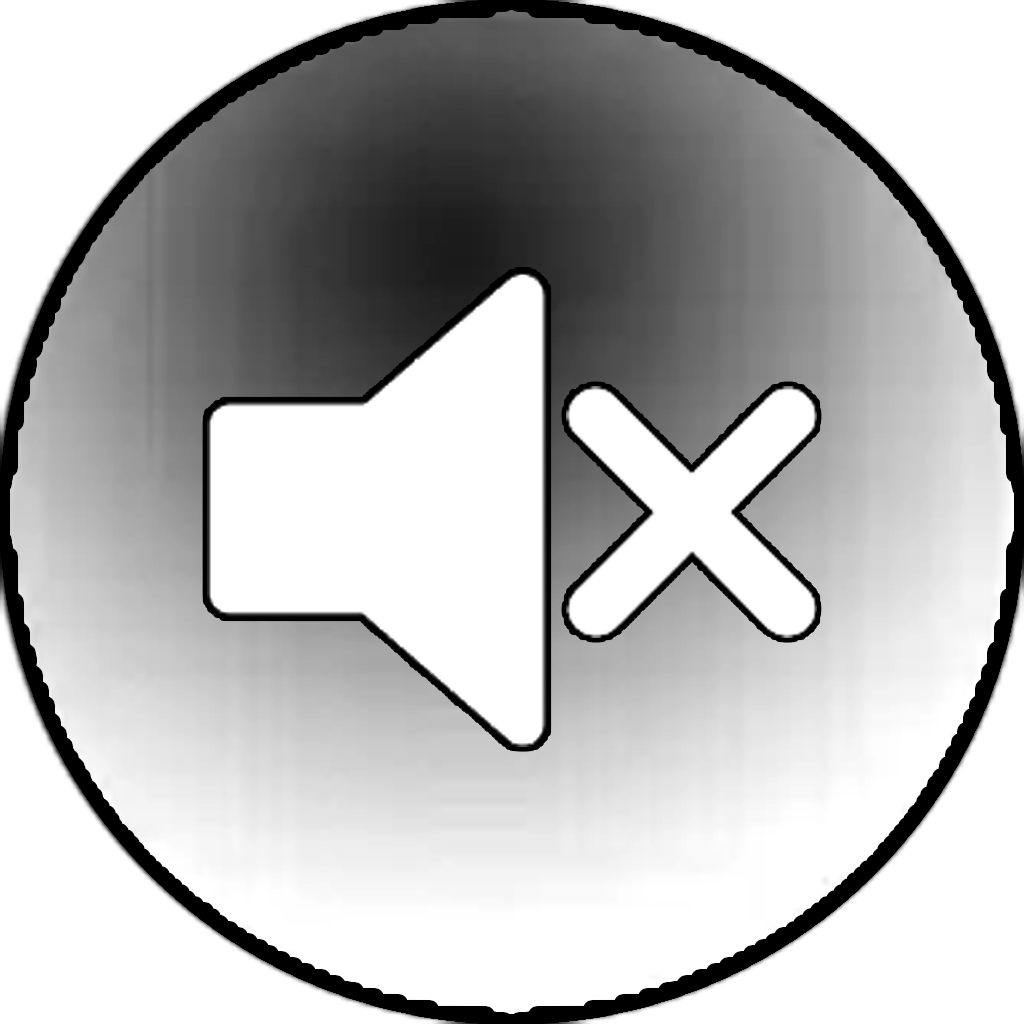
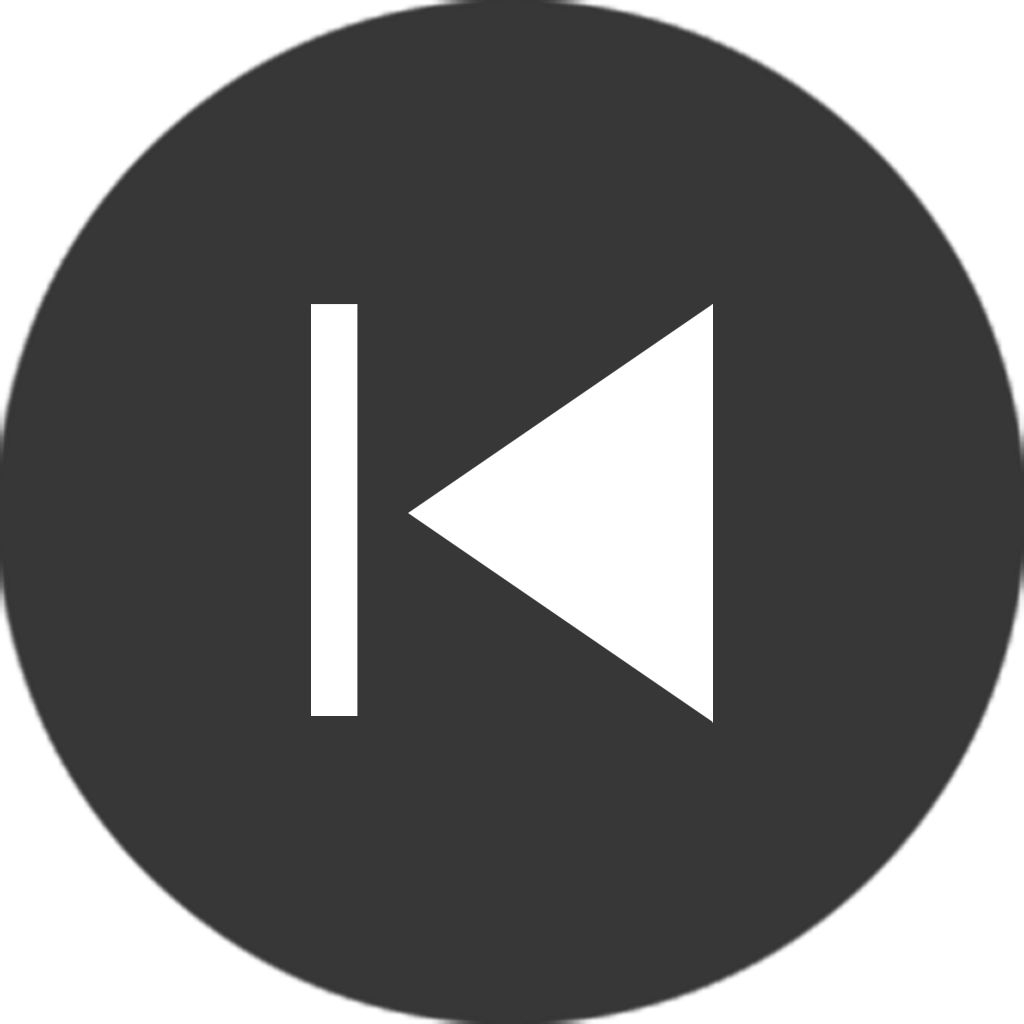
Before/after of a 1024px x 1024px layered artwork. What changed in the layer stack:
added layer "图层 3 副本 2" above "图层 3 副本" over <box>311,304,713,723</box>
hid "图层 10 副本" over <box>207,271,817,747</box>
hid "图层 7 副本 2" over <box>0,0,1024,1024</box>
added layer "图层 12" above "图层 11" over <box>0,0,1024,1024</box>
added layer "图层 11" above "图层 7" over <box>0,0,1024,1024</box>
hid "图层 7" over <box>0,0,1024,1024</box>
hid "图层 6" over <box>0,0,1024,1024</box>
hid "图层 1" over <box>0,0,1024,1024</box>